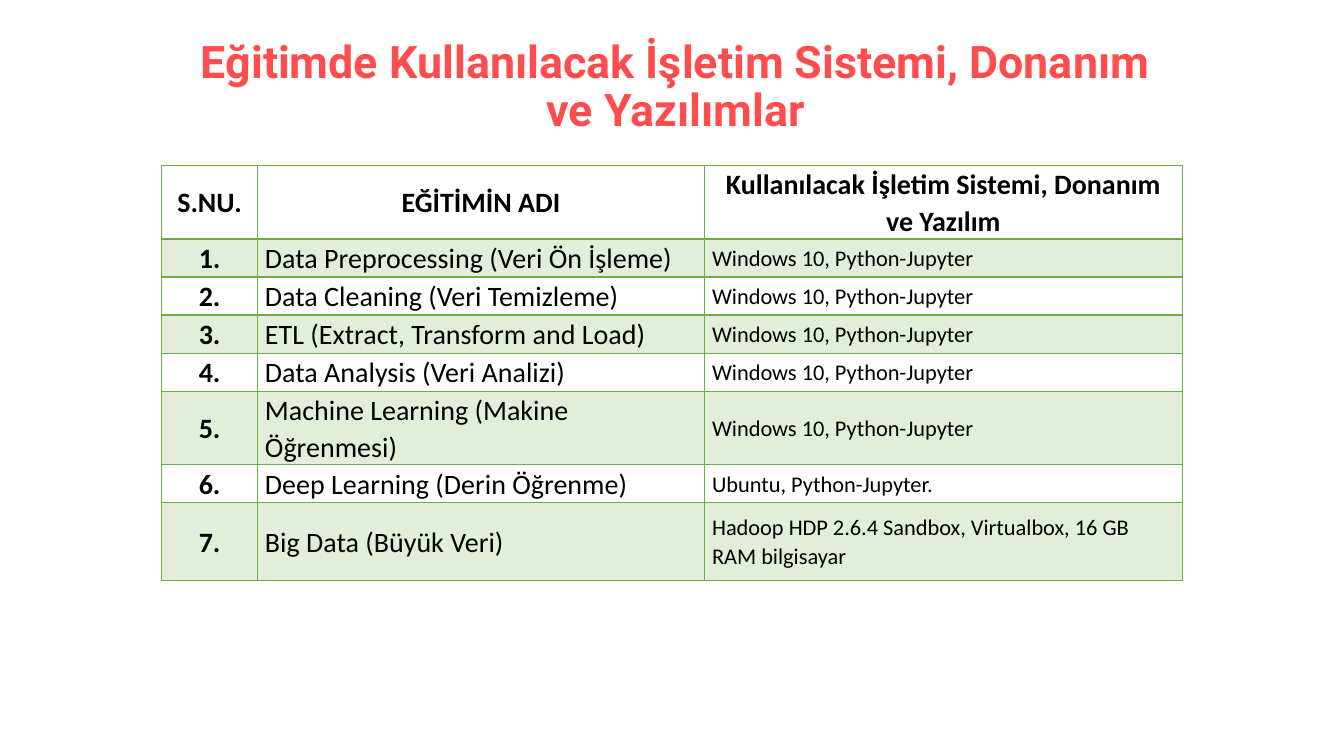
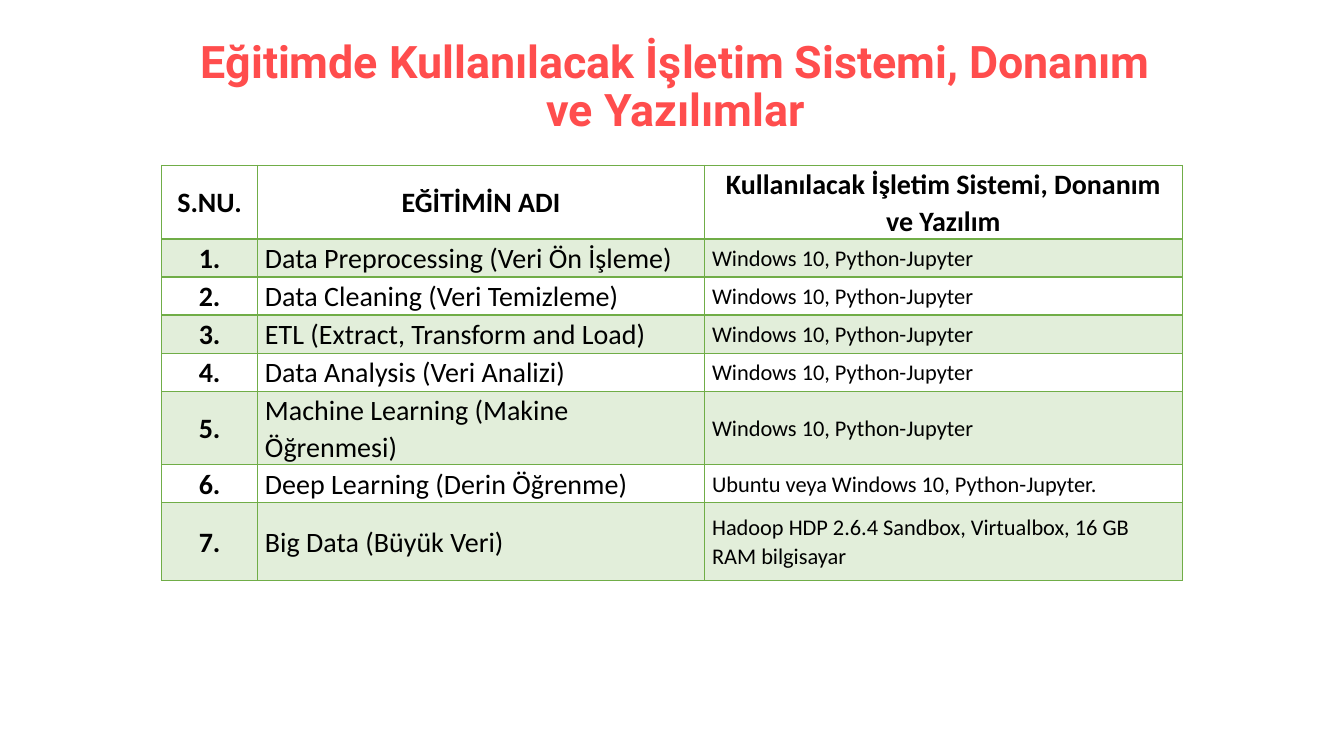
Before and after one commit to celiktenozkan/preprocessing-analysis-ml-dl-big-data, a slide deck: slide 7 of 00_acilis_preprocessing-analysis-ml-dl-big-data.pptx (slide 6 before the commit). Drawn at 1344x756 pixels with LibreOffice and Linux fonts; fonts in the diff are those of the drawing. Boxes give left, top, right and bottom in pixels: in the first picture for what was removed or moved away, otherwise in the second. Text is boxed around its words. In the diff, an @@ line names an element or a change of style, - is before the commit and + after.

```diff
--- a/00_acilis_preprocessing-analysis-ml-dl-big-data.pptx
+++ b/00_acilis_preprocessing-analysis-ml-dl-big-data.pptx
@@ table at (162, 165, 1184, 575) @@
-row 7, column 3: Ubuntu, Python-Jupyter.
+row 7, column 3: Ubuntu veya Windows 10, Python-Jupyter.
```
Also in this commit, not shown: 4 other slides changed, 1 slide added, 41 other files.
